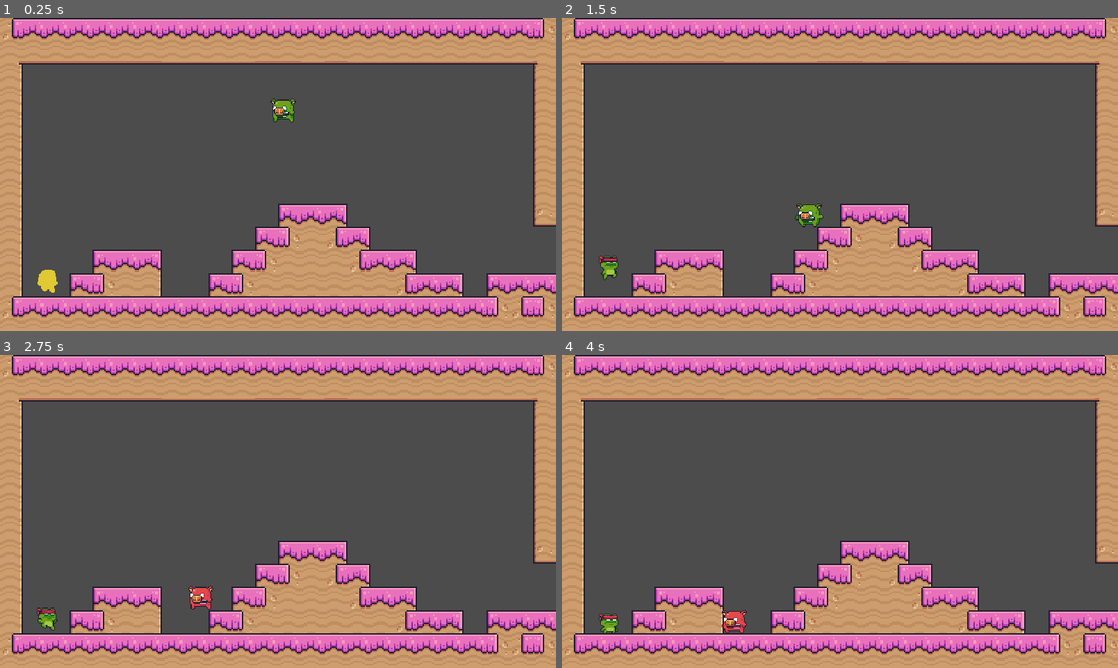
Above: before the commit, frames 1-4 (two rows, left to right).
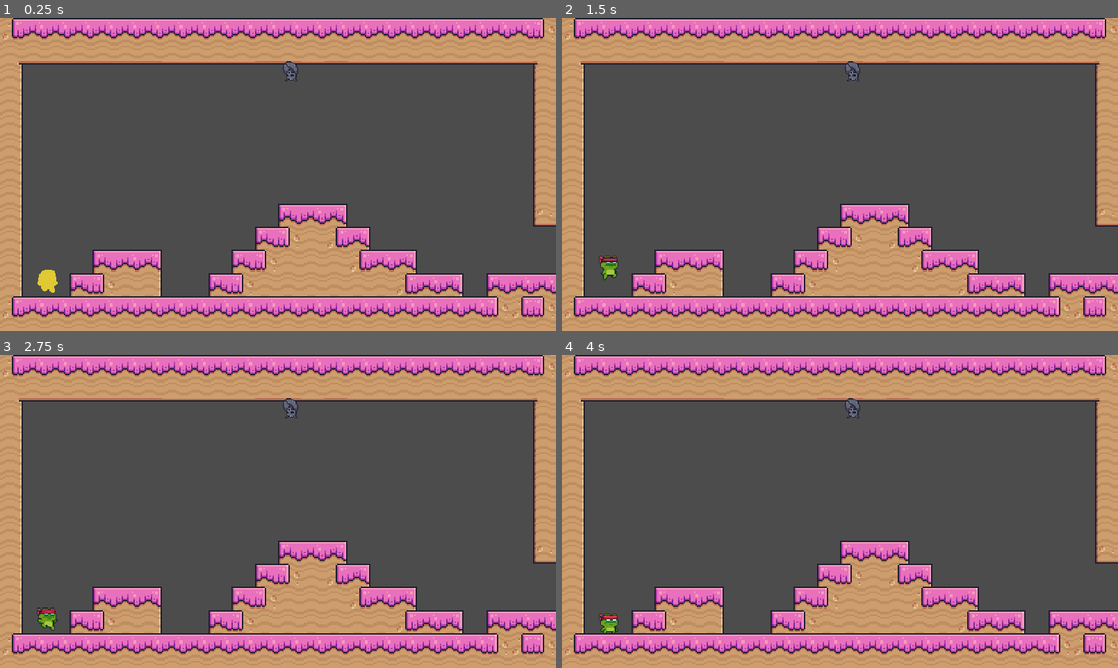
Above: after the commit, the same moments.

Repository: Arnpo18/joc-godot
Game: Godot game, scene res://joc plataformes/Escenes/joc_plataformes.tscn
Same seed, same stepped clock (60 frames per second), same inputs: the game is played once before the commit and once after it. The project has no main scene, so this scene is started directly.
Inputs:
- Up to frame 1 (0.25 s): no input
- Up to frame 2 (1.5 s): hold Up (amunt2_pong) 0.53-1.28 s; tap I (salta_lluita2) at 0.77 s; tap W (amunt_pong) at 1.35 s
- Up to frame 3 (2.75 s): tap I (salta_lluita2) at 1.52 s; tap E (atac1_lluita) at 2.1 s
- Up to frame 4 (4 s): tap O (atac1_lluita2) at 2.85 s; tap I (salta_lluita2) at 3.02, 3.77 s; tap Q (atac2_lluita) at 3.6 s

The runs differ from the first frame. In frame 1, 0.4% of the frame differs, in the area x 48-54%, y 13-34%; in frame 2, 0.4%, in the area x 41-54%, y 13-67%; in frame 3, 0.4%; in frame 4, 0.4%.

Commit message:
Spawn enemics
Spawn en les zones 1, 2 i 3

Diff:
--- a/JOC/Protagonista.gd
+++ b/JOC/Protagonista.gd
@@ -63,3 +63,5 @@
 		$"/root/Global_Plataformes".mapa = 2
 	if position.x > 3840 and position.x < 5760:
 		$"/root/Global_Plataformes".mapa = 3
+	if position.x > 5760 and position.x < 7680:
+		$"/root/Global_Plataformes".mapa = 4
--- a/JOC/joc plataformes/Scripts/AngryPig.gd
+++ b/JOC/joc plataformes/Scripts/AngryPig.gd
@@ -16,7 +16,6 @@
 
 
 func _physics_process(delta):
-
 	if cam_enfadat == true:
 		pass
 	elif target:
--- a/JOC/joc plataformes/Scripts/Bat.gd
+++ b/JOC/joc plataformes/Scripts/Bat.gd
@@ -12,7 +12,6 @@
 
 
 func _physics_process(delta):
-
 	if target:
 		if target.position.x > position.x:
 			velocitat.x += moviment*delta*10
--- a/JOC/joc plataformes/Scripts/Enemics.gd
+++ b/JOC/joc plataformes/Scripts/Enemics.gd
@@ -1,16 +1,27 @@
 extends Node2D
 
 onready var AngryPig = preload("res://joc plataformes/Escenes/AngryPig.tscn")
+onready var Bat = preload("res://joc plataformes/Escenes/Bat.tscn")
 
 func _ready():
 	pass
 
 func _process(delta):
 	if $"/root/Global_Plataformes".Enemics_Zona1 == true:
-		add_child(AngryPig.instance())
-		$AngryPig.position = Vector2(1000, 300)
+		for child in get_children():
+			child.queue_free()
+		add_child(Bat.instance())
+		$Bat.position = Vector2(1000, 191)
 		$"/root/Global_Plataformes".Enemics_Zona1 = false
 	if $"/root/Global_Plataformes".Enemics_Zona2 == true:
+		for child in get_children():
+			child.queue_free()
 		add_child(AngryPig.instance())
-		$AngryPig.position = Vector2(2500, 300)
+		$AngryPig.position = Vector2(3232, 919)
 		$"/root/Global_Plataformes".Enemics_Zona2 = false
+	if $"/root/Global_Plataformes".Enemics_Zona3 == true:
+		for child in get_children():
+			child.queue_free()
+		add_child(Bat.instance())
+		$Bat.position = Vector2(1000 + 1920*2, 191)
+		$"/root/Global_Plataformes".Enemics_Zona3 = false
--- a/JOC/joc plataformes/Scripts/Global_plataformes.gd
+++ b/JOC/joc plataformes/Scripts/Global_plataformes.gd
@@ -8,15 +8,3 @@
 var Enemics_Zona3 = false
 var Enemics_Zona4 = false
 var Enemics_Zona5 = false
-
-#func _ready():
-#	pass
-
-
-
-#func _physics_process(delta):
-#	if Enemics_Zona1 == true:
-#		add_child(AngryPig.instance())
-#
-#
-#		Enemics_Zona1 = false
Not shown, changed: JOC/logs/godot.log
Not shown, added: JOC/logs/godot_2021-05-03_14-02-23.log
